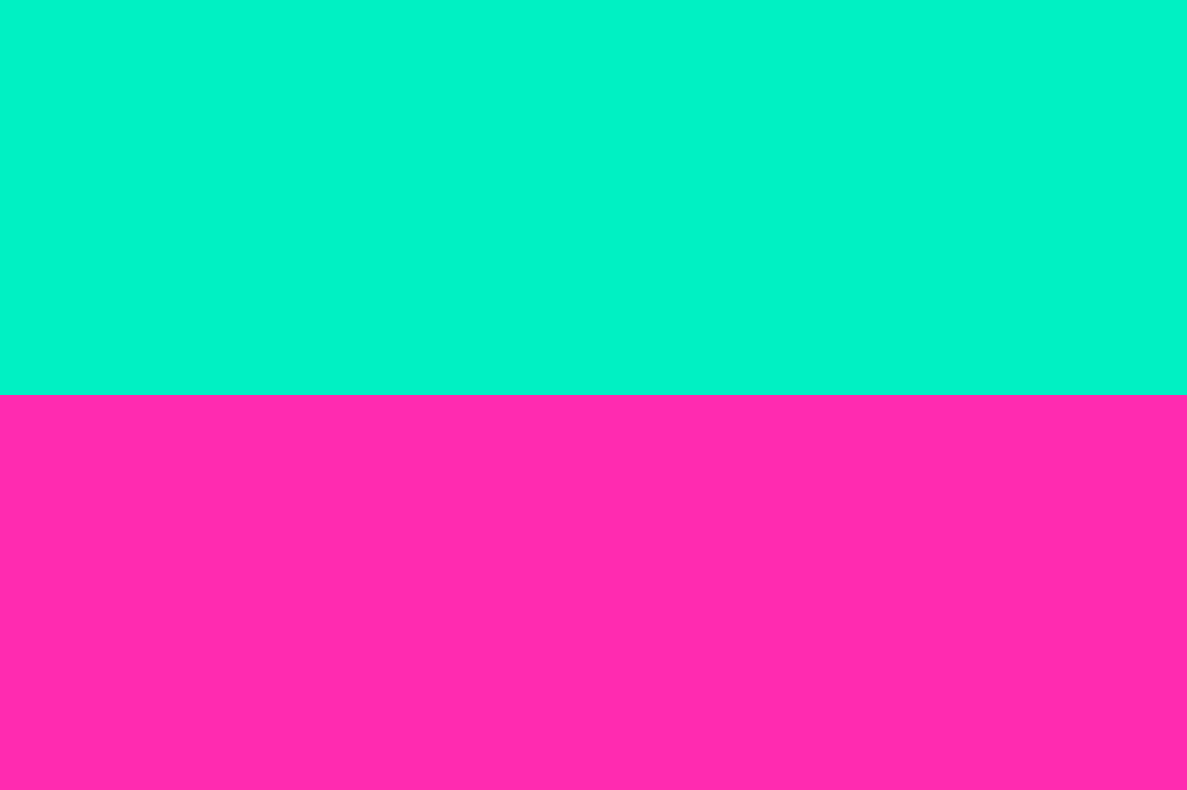
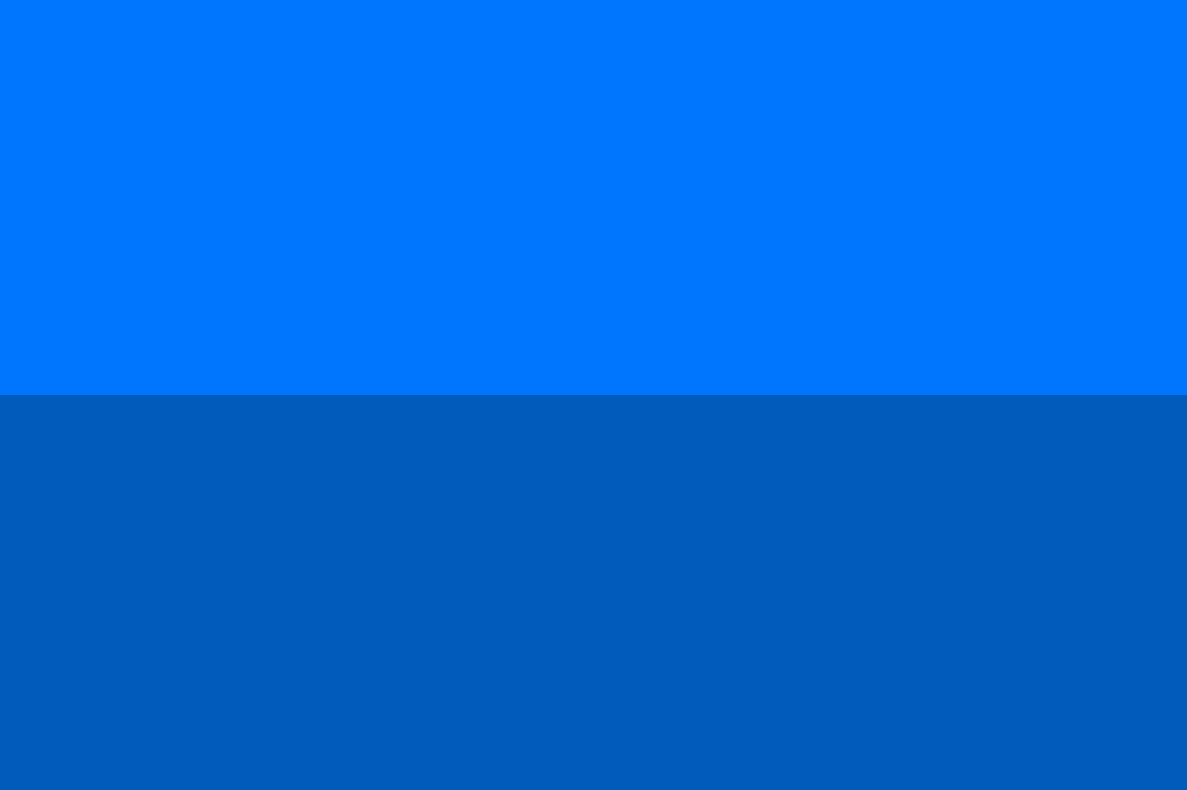
Layered file, before and after one edit (w=1187, h=790). Changes by layer:
added layer "Слой 2" above "Слой 1" over [0, 0, 1187, 790]
added layer "Слой 1" above "Layer 1" over [0, 395, 1187, 790]
